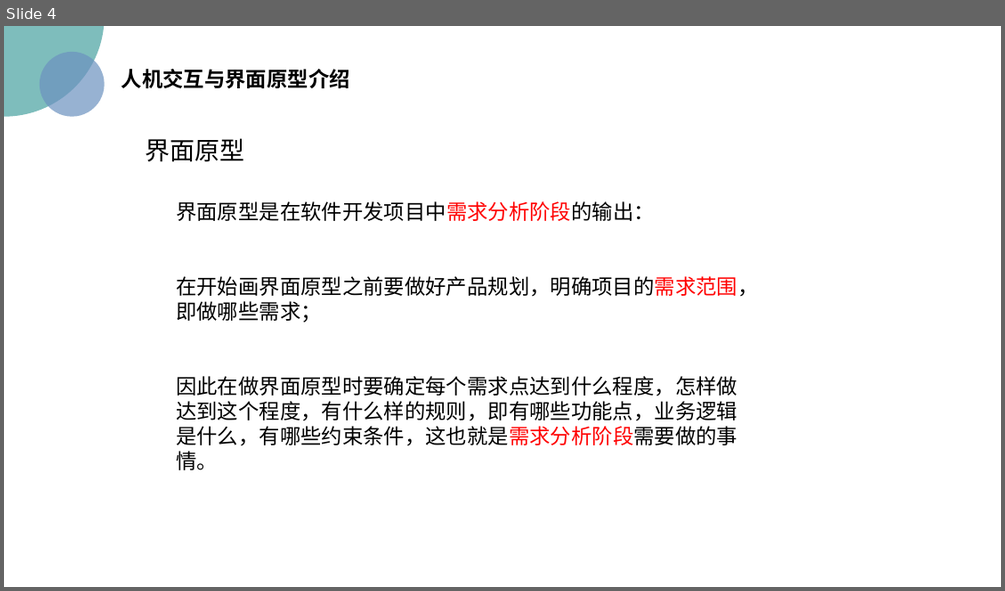
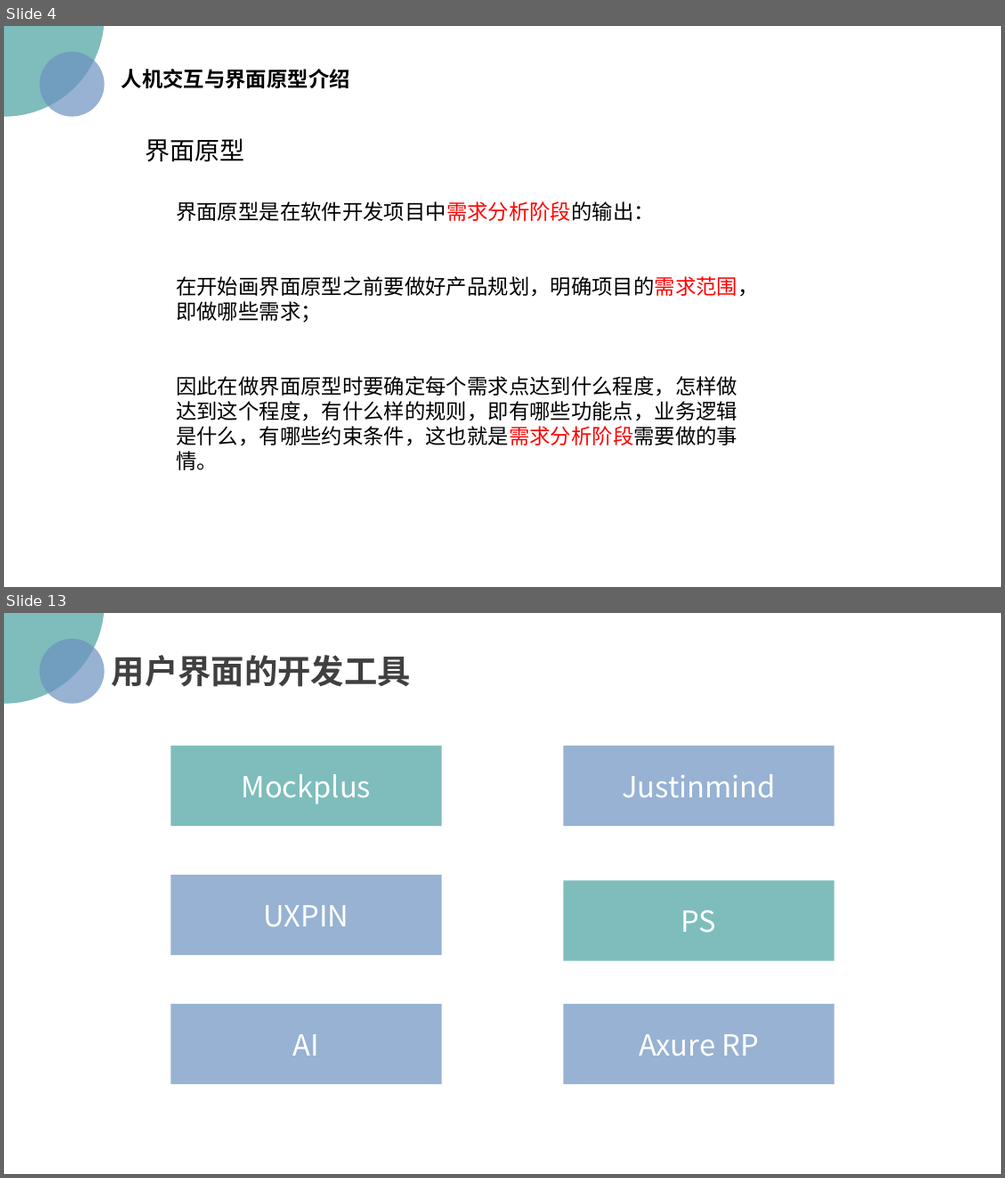
Before and after one commit to PRD2018/PRD2018-G15, a slide deck: 2018-11-4/UML基础2—吕迪部分.pptx. Shown one above the other, each under a label of ours: slide 4 before the commit, slides 4 and 13 after it; the slides between them are not shown. The pictures are 1005x591 and 1005x1178 pixels, drawn with LibreOffice and Linux fonts; fonts in the diff are those of the drawing; background and template pictures are left out. Boxes give left, top, right and bottom in pixels: in the first picture for what was removed or moved away, otherwise in the second. Text is boxed around its words. In the diff, an @@ line names an element or a change of style, - is before the commit and + after.

```diff
--- a/2018-11-4/UML基础2—吕迪部分.pptx
+++ b/2018-11-4/UML基础2—吕迪部分.pptx
@@ slide 13 added at (4, 613, 1001, 1174), background picture (left out) @@
@@ ellipse added at (4, 613, 105, 704), fill #48A2A0 at 70% opacity @@
@@ ellipse added at (39, 639, 105, 704), fill #6C92C0 at 70% opacity @@
@@ text added at (112, 655, 411, 687), 32 pt, text #404040, bold @@
+用户界面的开发工具
@@ rectangle added at (170, 746, 442, 826), fill #48A2A0 at 70% opacity, 28 pt, text #FFFFFF @@
+Mockplus
@@ rectangle added at (563, 746, 834, 826), fill #6C92C0 at 70% opacity, 28 pt, text #FFFFFF @@
+Justinmind
@@ rectangle added at (170, 875, 442, 956), fill #6C92C0 at 70% opacity, 28 pt, text #FFFFFF @@
+UXPIN
@@ rectangle added at (563, 880, 834, 961), fill #48A2A0 at 70% opacity, 28 pt, text #FFFFFF @@
+PS
@@ rectangle added at (170, 1004, 442, 1084), fill #6C92C0 at 70% opacity, 28 pt, text #FFFFFF @@
+AI
@@ rectangle added at (563, 1004, 834, 1084), fill #6C92C0 at 70% opacity, 28 pt, text #FFFFFF @@
+Axure RP
```
Also in this commit, not shown: 1 slide changed, 29 other slides added, 1 other file.
